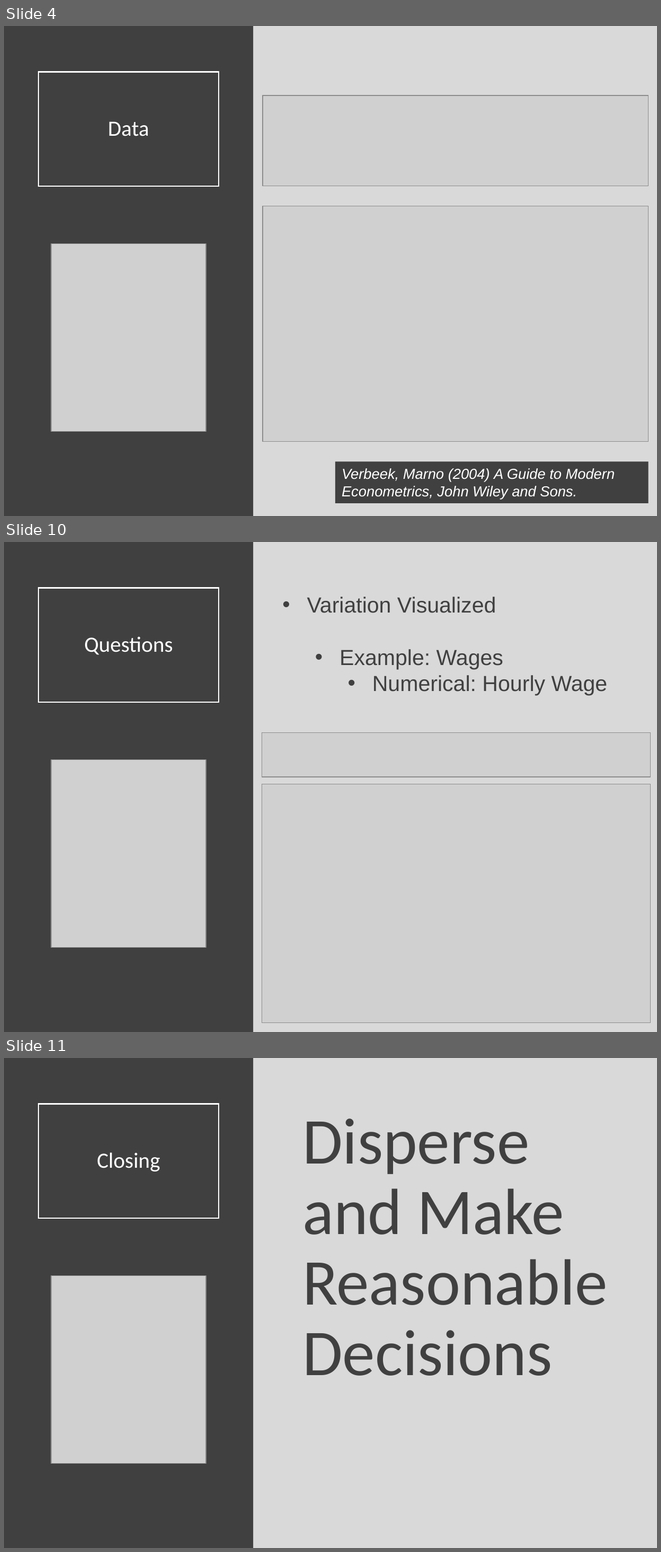
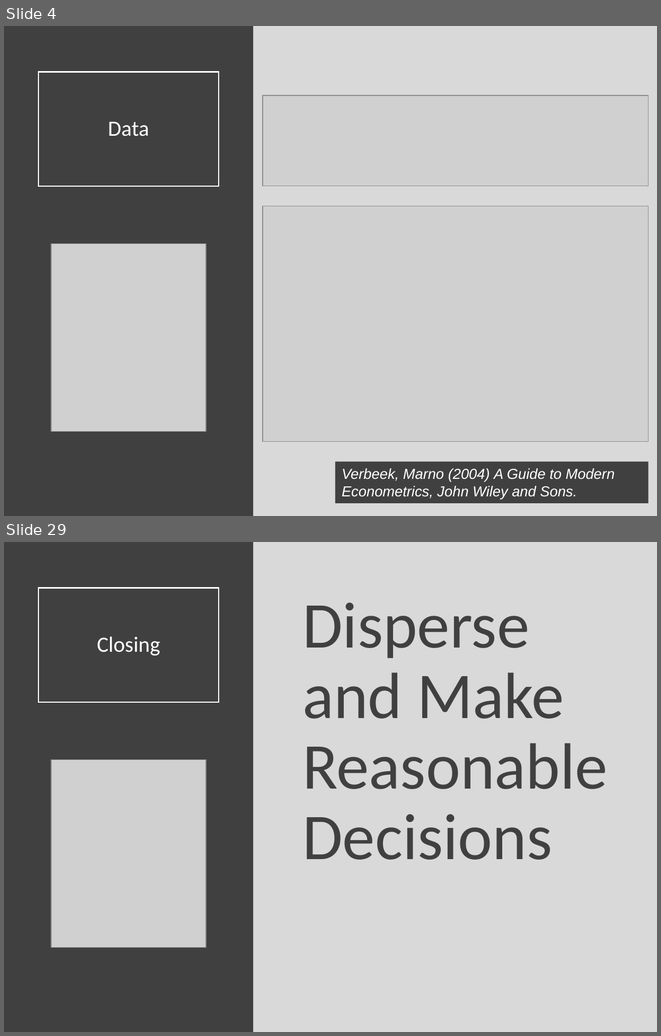
Before and after one commit to Yixf-Self/STOR320_WEBSITE, a slide deck: Lecture/Lecture 8/Lecture 8.pptx. Shown one above the other, each under a label of ours: slides 4, 10 and 11 before the commit, slides 4 and 29 after it; the slides between them are not shown. The pictures are 661x1552 and 661x1036 pixels, drawn with LibreOffice and Linux fonts; fonts in the diff are those of the drawing; grey boxes stand for pictures. Boxes give left, top, right and bottom in pixels: in the first picture for what was removed or moved away, otherwise in the second. Text is boxed around its words. In the diff, an @@ line names an element or a change of style, - is before the commit and + after.

```diff
--- a/Lecture/Lecture 8/Lecture 8.pptx
+++ b/Lecture/Lecture 8/Lecture 8.pptx
@@ slide 10 removed at (4,542,657,1032), background #D9D9D9 @@
@@ rectangle removed at (4,542,254,1032) @@
@@ title removed at (38,588,219,702) @@
-Questions
@@ text removed at (307,597,608,695) @@
-• Variation Visualized
-  • Example: Wages
-    • Numerical: Hourly Wage
@@ picture removed at (262,733,651,777) @@
@@ picture removed at (51,759,206,947) @@
@@ picture removed at (262,784,651,1022) @@
@@ what was slide 11 is now slide 29 @@
```
Also in this commit, not shown: 6 slides changed, 19 slides added, 7 other files.
